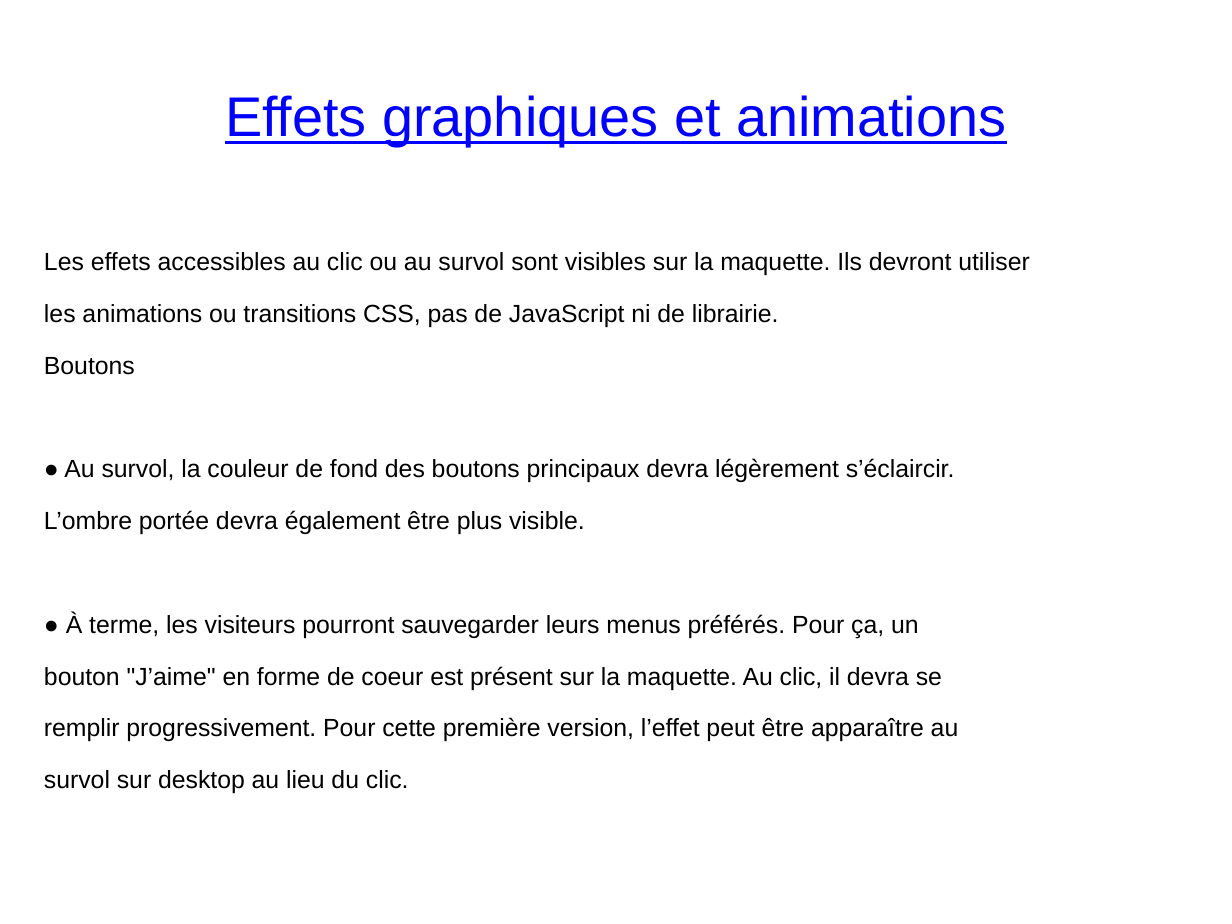
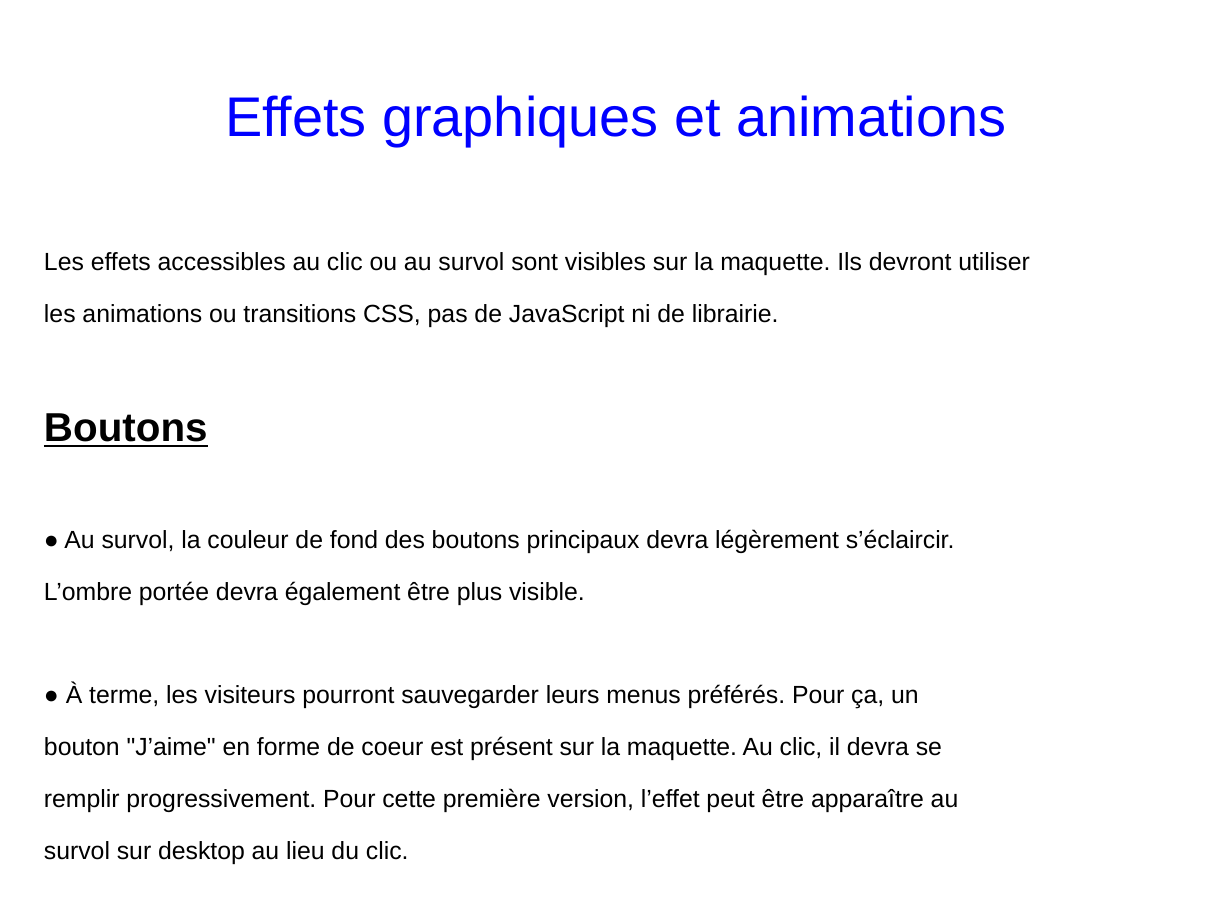
Before and after one commit to RavotCyril/-RavotCyril_3_01032021, a slide deck: slide 8 of P3_01_Présentation.docx.odp. Drawn at 1232x924 pixels with LibreOffice and Linux fonts; fonts in the diff are those of the drawing. Boxes give left, top, right and bottom in pixels: in the first picture for what was removed or moved away, otherwise in the second. Text is boxed around its words. In the diff, an @@ line names an element or a change of style, - is before the commit and + after.

```diff
--- a/P3_01_Présentation.docx.odp
+++ b/P3_01_Présentation.docx.odp
@@ title "Effets graphiques et animations" at (225,95,1006,146): underline off @@
@@ text at (44,413,208,447): size 16 to 26 pt, bold on, underline on in "Boutons" @@
```
Also in this commit, not shown: 3 other slides changed, 1 slide removed, 8 other files.
